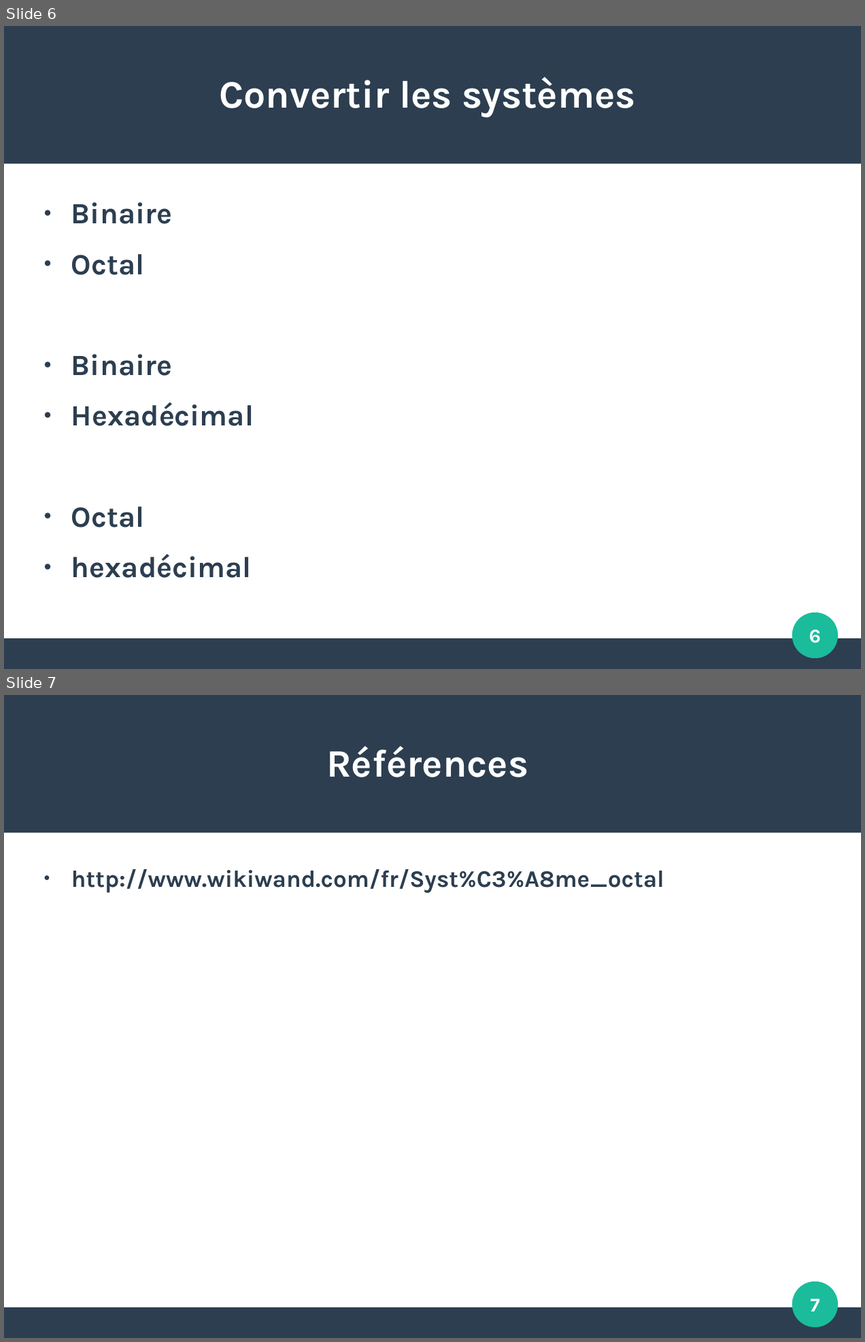
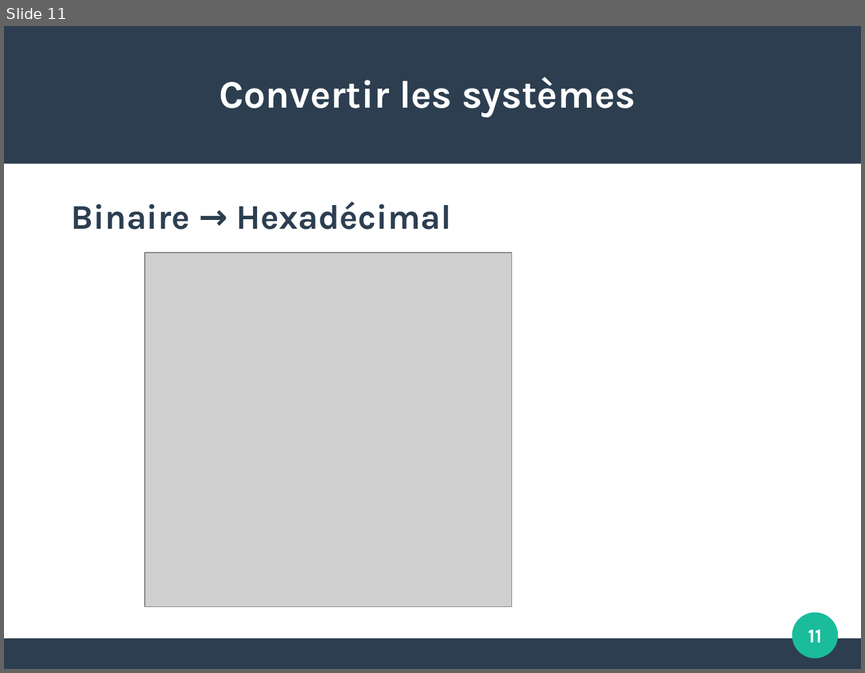
Before and after one commit to JulieMarielaure/Projet1BGE, a slide deck: Hexadécimal Octal.odp. Shown one above the other, each under a label of ours: slides 6 and 7 before the commit, slide 11 after it. The pictures are 865x1342 and 865x673 pixels, drawn with LibreOffice and Linux fonts; fonts in the diff are those of the drawing; grey boxes stand for pictures. Boxes give left, top, right and bottom in pixels: in the first picture for what was removed or moved away, otherwise in the second. Text is boxed around its words. In the diff, an @@ line names an element or a change of style, - is before the commit and + after.

```diff
--- a/Hexadécimal Octal.odp
+++ b/Hexadécimal Octal.odp
@@ slide 7 removed at (4,695,861,1338), background #FFFFFF; not listed: 3 template elements that a slide beside it also shows @@
@@ title removed at (326,746,528,777) @@
-Références
@@ text removed at (71,869,664,893) @@
-● http://www.wikiwand.com/fr/Syst%C3%A8me_octal
@@ page number removed at (810,1298,819,1311) @@
-7
@@ what was slide 6 is now slide 11 @@
@@ slide 11 changed as well @@
@@ text at (71,201,451,229): text changed; size 27.2 to 32 pt @@
-● Binaire
-● Octal
-● Binaire
-● Hexadécimal
-● Octal
-● hexadécimal
+Binaire → Hexadécimal
@@ picture added at (145,252,512,606) @@
@@ page number at (808,629,821,642): text changed @@
-6
+11
```
Also in this commit, not shown: 4 other slides changed, 9 slides added, 2 other slides removed, 2 other files.
